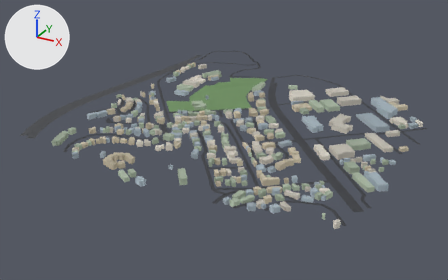
One commit to the glTF model public/tiles/tile_2_0.glb: the scene before it, then after it.
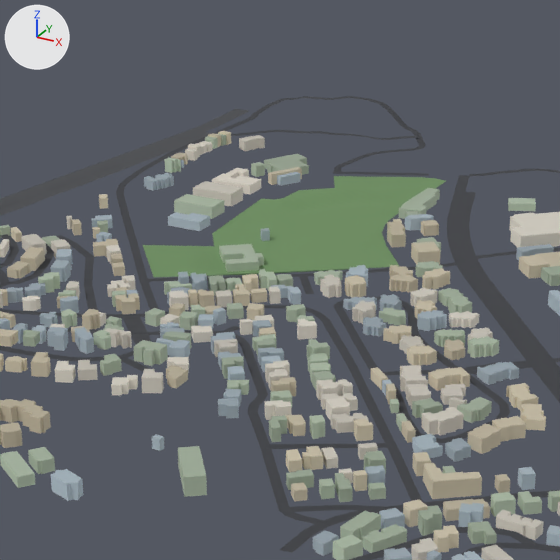
There are two pictures of each version: one whole from a camera (50 mm lens) standing at (-4502.0, 7213.0, 604.0) and looking at (-5210.0, 8500.0, -39.0), one close up on the part from 26% to 68% of the width and 7% to 74% of the height. Arrows for +X, +Y and +Z are at upper left; the lights stay in place. The last two pictures show the newer version. Where no turn or scale is listed for an object, it has been applied to the vertices.

In view in the first close-up: 'bld_2_0', 'grn_2_0', 'road_2_0'.
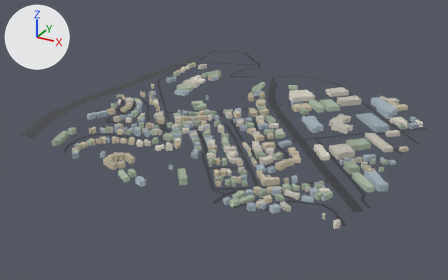
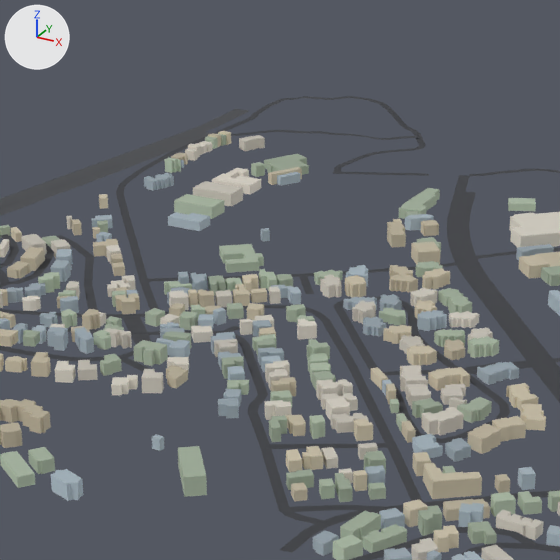
Boxes [x1, y1, x2, y2] around the edits, measured in the close-ups (560 x 560 px):
'grn_2_0', deleted (green): before [143, 176, 446, 277]

What the commit changed:
Object 'grn_2_0' (ob_grn_2_0) is deleted.
